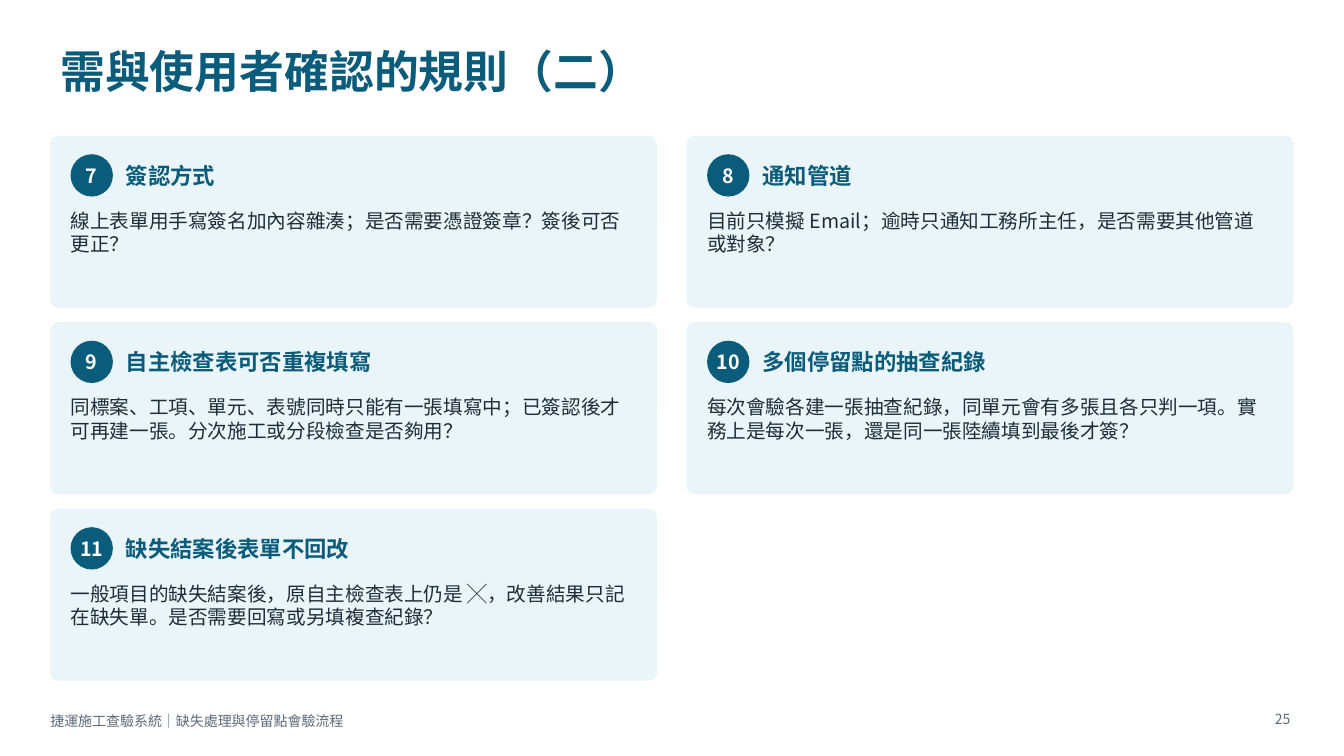
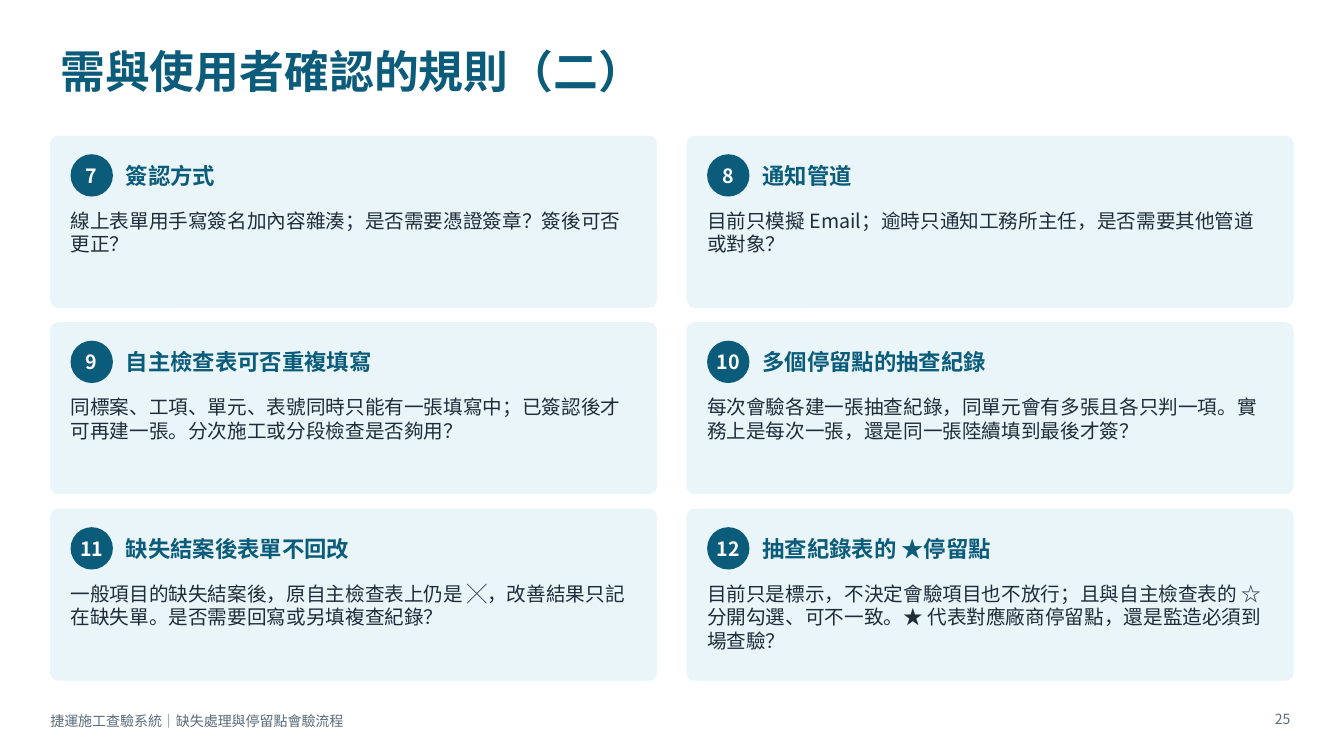
Before and after one commit to brianchou7310/MRT-Construction-QMS, a slide deck: slide 25 of 捷運施工查驗系統_缺失與停留點流程說明.pptx. Drawn at 1344x756 pixels with LibreOffice and Linux fonts; fonts in the diff are those of the drawing. Boxes give left, top, right and bottom in pixels: in the first picture for what was removed or moved away, otherwise in the second. Text is boxed around its words. In the diff, an @@ line names an element or a change of style, - is before the commit and + after.

```diff
--- a/捷運施工查驗系統_缺失與停留點流程說明.pptx
+++ b/捷運施工查驗系統_缺失與停留點流程說明.pptx
@@ rounded rectangle added at box(688, 509, 1294, 681), fill #EAF5F9, outline #EAF5F9 0.5 pt @@
@@ ellipse added at box(707, 527, 749, 570), fill #0B5C7A, 14 pt, text #FFFFFF, bold @@
+12
@@ text added at box(763, 538, 991, 559), 16 pt, text #0B5C7A, bold @@
+抽查紀錄表的 ★停留點
@@ text added at box(707, 584, 1261, 650), 14 pt, text #1F2D3A @@
+目前只是標示，不決定會驗項目也不放行；且與自主檢查表的 ☆ 分開勾選、可不一致。★ 代表對應廠商停留點，還是監造必須到場查驗？
```
